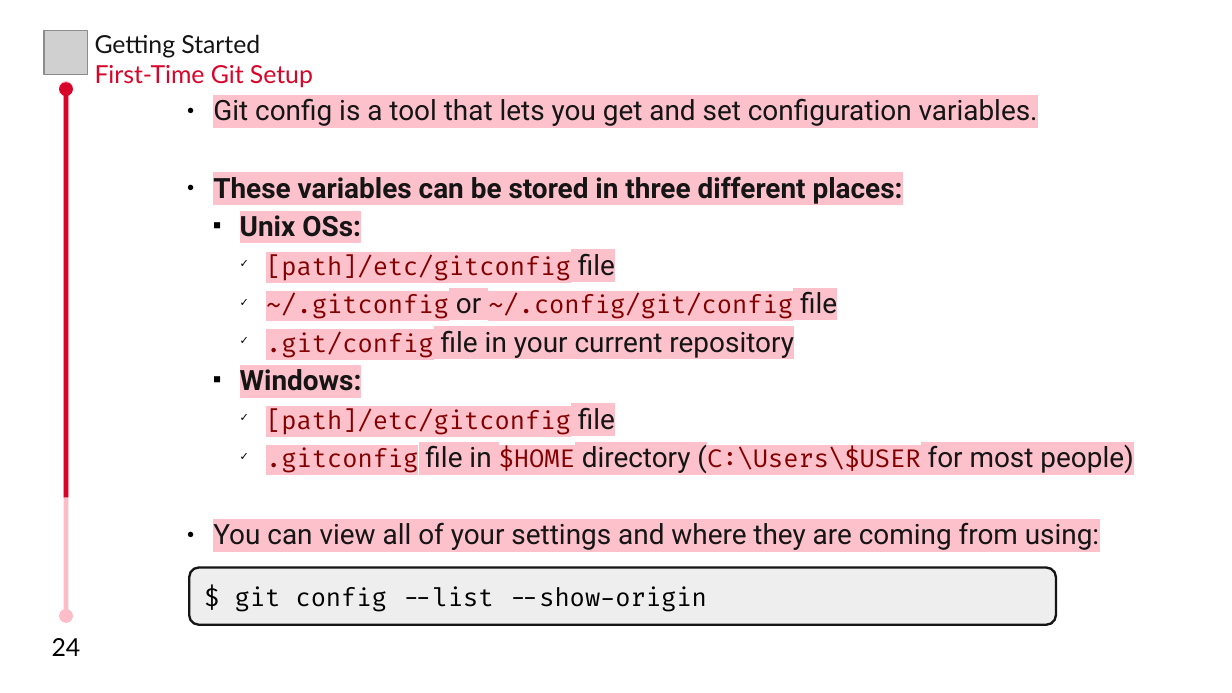
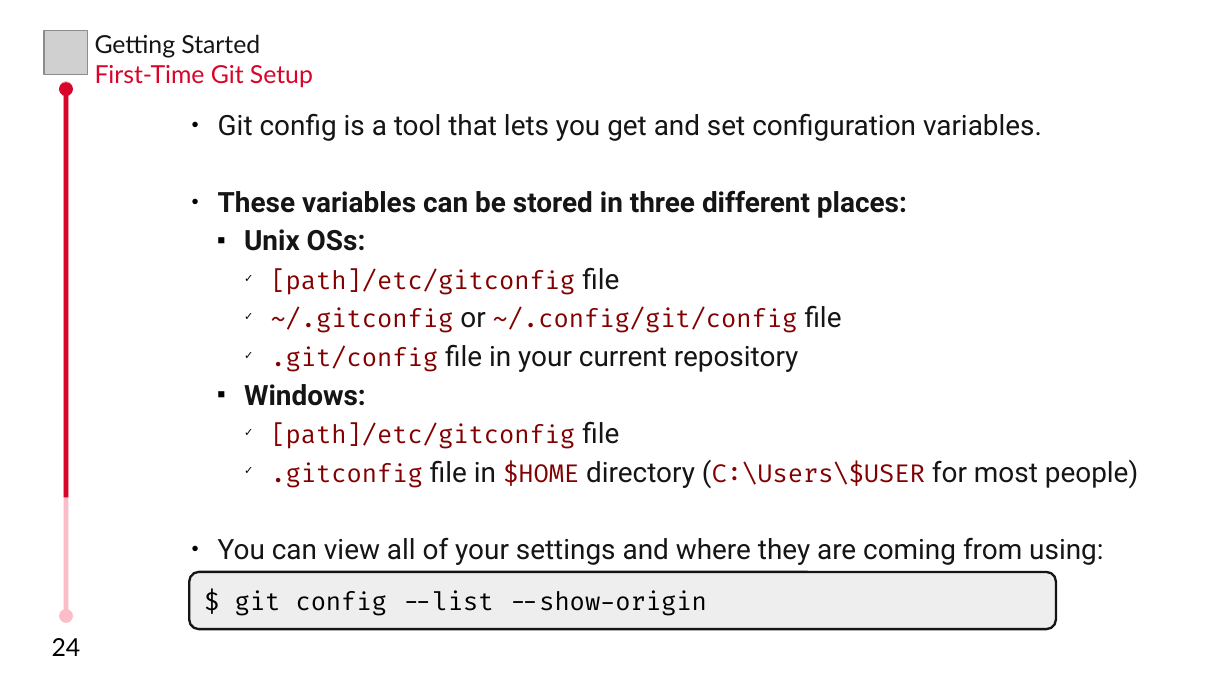
Before and after one commit to MHBahrampour/git-presentation-files, a slide deck: slide 24 of Chapter 1/Chapter 1.odp. Drawn at 1232x693 pixels with LibreOffice and Linux fonts; fonts in the diff are those of the drawing; grey boxes stand for pictures. Boxes give left, top, right and bottom in pixels: in the first picture for what was removed or moved away, otherwise in the second. Text is boxed around its words. In the diff, an @@ line names an element or a change of style, - is before the commit and + after.

Commit message:
Fix the highlight color in page 24

```diff
--- a/Chapter 1/Chapter 1.odp
+++ b/Chapter 1/Chapter 1.odp
@@ text "Git config is a tool ...": place and size @@
-text "Git config is a tool ..." at box(213, 98, 1133, 550)
+text "Git config is a tool ..." at box(218, 113, 1138, 565)
@@ text "Git config is a tool ..." at box(218, 113, 1138, 565): highlight #FDC1CB to none; vertical alignment middle to top @@
@@ rounded rectangle "$ git config --list --show-origin": place and size @@
-rounded rectangle "$ git config --list --show-origin" at box(189, 568, 1056, 625)
+rounded rectangle "$ git config --list --show-origin" at box(189, 572, 1056, 629)
```
Also in this commit, not shown: 1 slide added.
